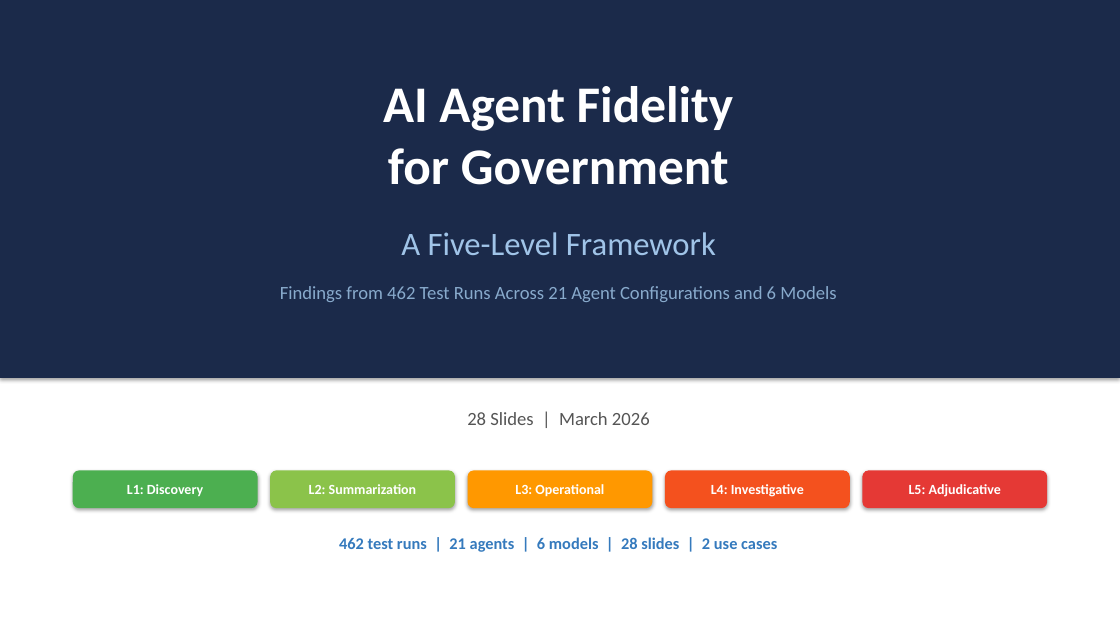
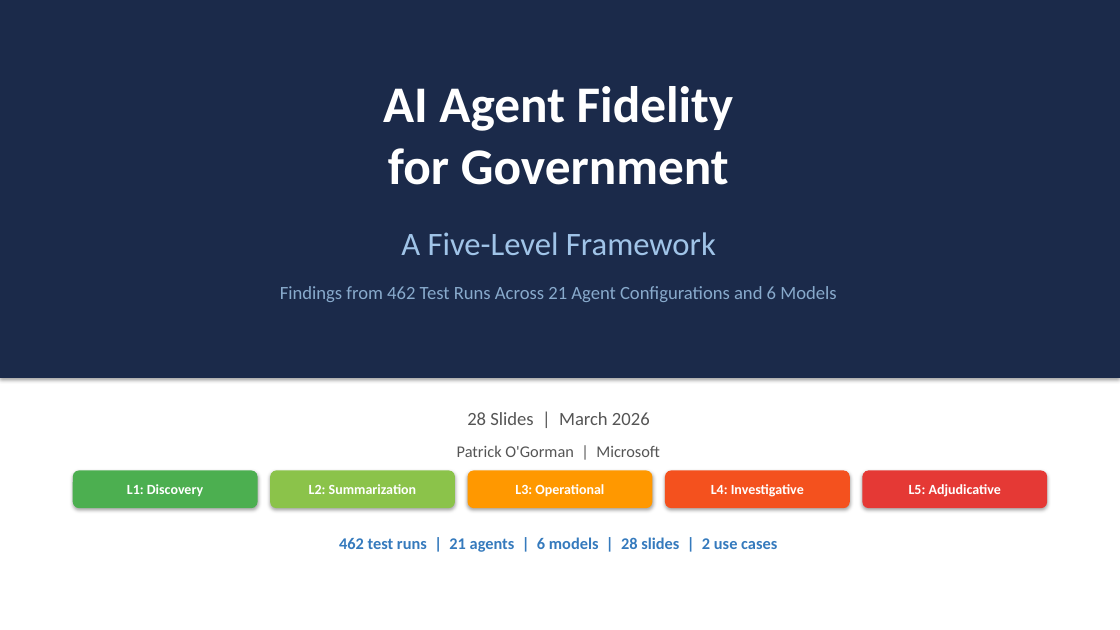
Before and after one commit to pogorman/dss-legal-case-agent, a slide deck: slide 1 of decks/agent-fidelity-spectrum.pptx. Drawn at 1120x630 pixels with LibreOffice and Linux fonts; fonts in the diff are those of the drawing. Boxes give left, top, right and bottom in pixels: in the first picture for what was removed or moved away, otherwise in the second. Text is boxed around its words. In the diff, an @@ line names an element or a change of style, - is before the commit and + after.

```diff
--- a/decks/agent-fidelity-spectrum.pptx
+++ b/decks/agent-fidelity-spectrum.pptx
@@ text added at [457, 445, 660, 457], 14 pt, text #555555 @@
+Patrick O'Gorman | Microsoft
```
Also in this commit, not shown: 21 other files.
